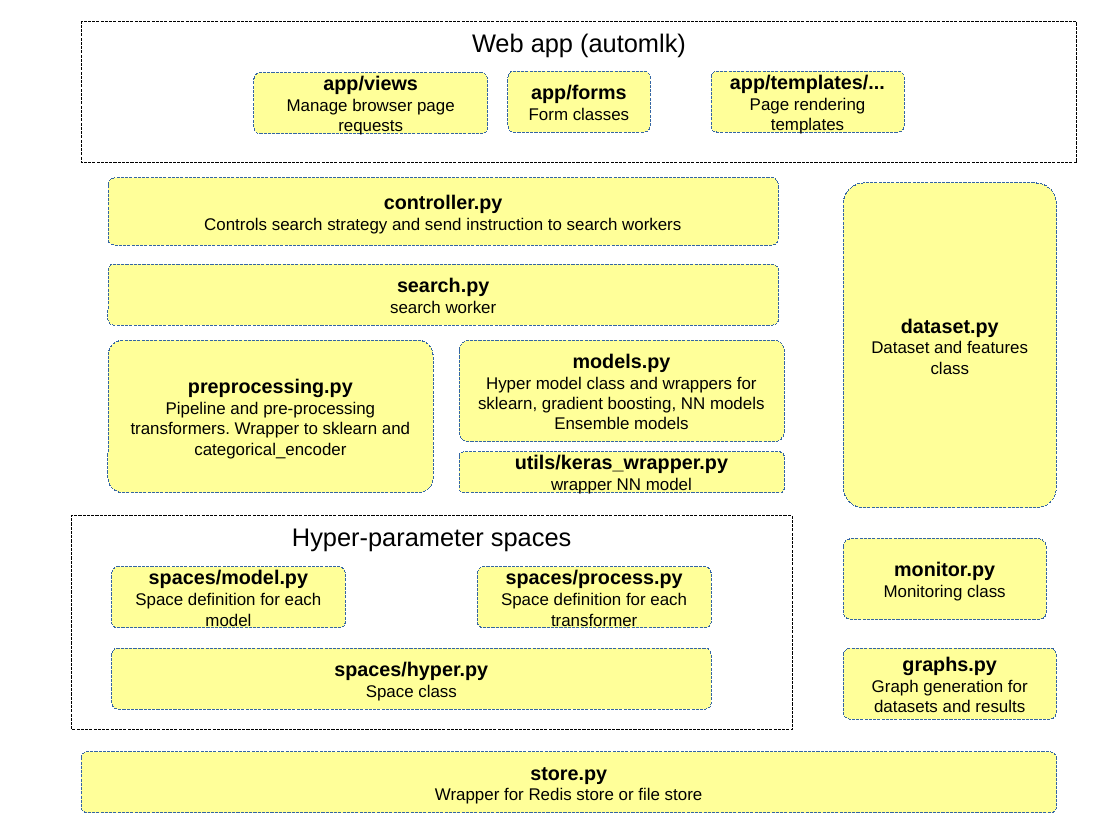
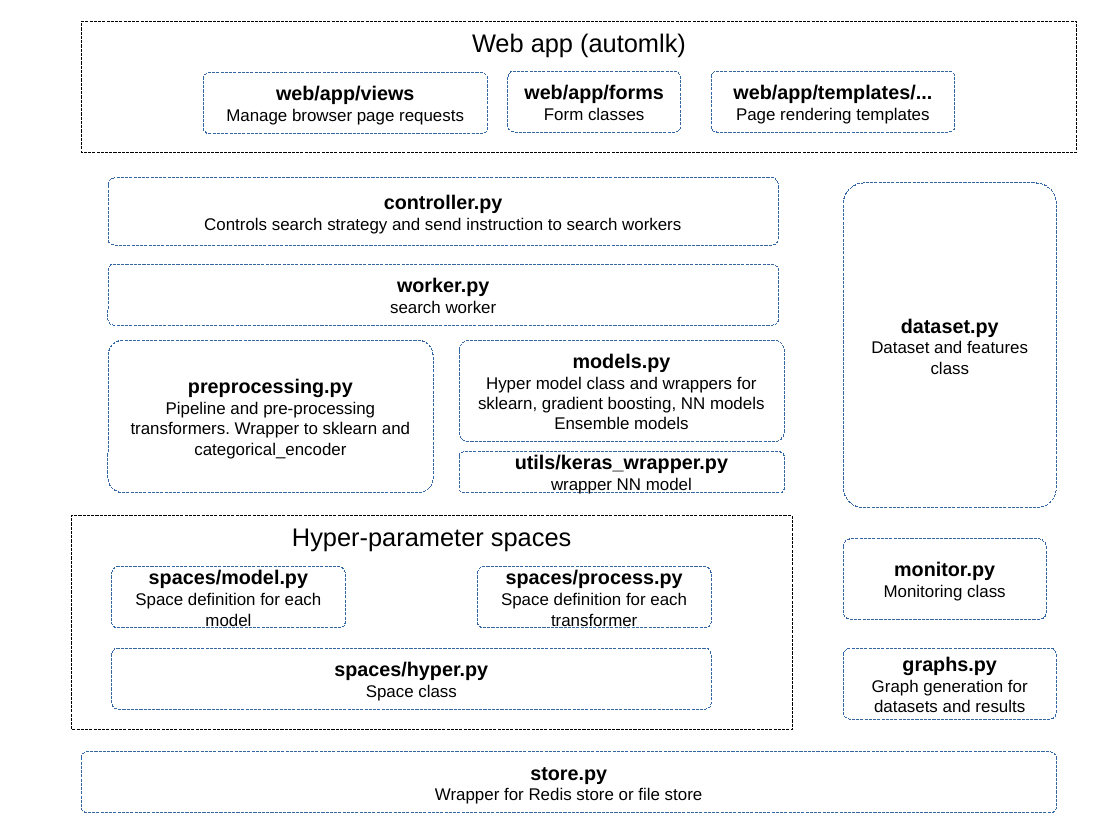
Before and after one commit to pierre-chaville/automlk, a slide deck: slide 1 of docs/img/software.odp. Drawn at 1120x840 pixels with LibreOffice and Linux fonts; fonts in the diff are those of the drawing. Boxes give left, top, right and bottom in pixels: in the first picture for what was removed or moved away, otherwise in the second. Text is boxed around its words. In the diff, an @@ line names an element or a change of style, - is before the commit and + after.

```diff
--- a/docs/img/software.odp
+++ b/docs/img/software.odp
@@ rectangle "Web app (automlk)" at box(81, 22, 1077, 152): fill #FFFFFF to none @@
@@ rectangle "Web app (automlk)": place and size @@
-rectangle "Web app (automlk)" at box(81, 22, 1077, 163)
+rectangle "Web app (automlk)" at box(81, 22, 1077, 152)
@@ rounded rectangle "web/app/views": place and size @@
-rounded rectangle "web/app/views" at box(254, 73, 488, 134)
+rounded rectangle "web/app/views" at box(203, 73, 488, 134)
@@ text in rounded rectangle at box(276, 85, 414, 104): text changed @@
-app/views
+web/app/views
@@ rounded rectangle "web/app/forms": place and size @@
-rounded rectangle "web/app/forms" at box(508, 71, 650, 132)
+rounded rectangle "web/app/forms" at box(508, 71, 681, 132)
@@ text in rounded rectangle at box(524, 84, 664, 103): text changed @@
-app/forms
+web/app/forms
@@ rounded rectangle "web/app/templates/...": place and size @@
-rounded rectangle "web/app/templates/..." at box(711, 71, 905, 132)
+rounded rectangle "web/app/templates/..." at box(711, 71, 955, 132)
@@ text in rounded rectangle at box(733, 84, 932, 103): text changed @@
-app/templates/...
+web/app/templates/...
@@ fill #FFFF99 to none in 15 elements at box(112, 567, 346, 628), box(478, 567, 711, 628), box(112, 648, 711, 709), box(459, 340, 785, 442), box(459, 452, 785, 493), box(108, 340, 433, 493), box(844, 183, 1057, 508), box(844, 648, 1057, 720), box(81, 752, 1057, 813), box(108, 178, 779, 246), box(844, 539, 1047, 620), box(203, 73, 488, 134), box(711, 71, 955, 132), box(508, 71, 681, 132), box(108, 264, 779, 325) @@
@@ text in rounded rectangle at box(397, 277, 489, 296): text changed @@
-search.py
+worker.py
@@ rectangle "Hyper-parameter spaces" at box(71, 516, 793, 730): fill #FFFFFF to none @@
```
Also in this commit, not shown: 34 other files.
